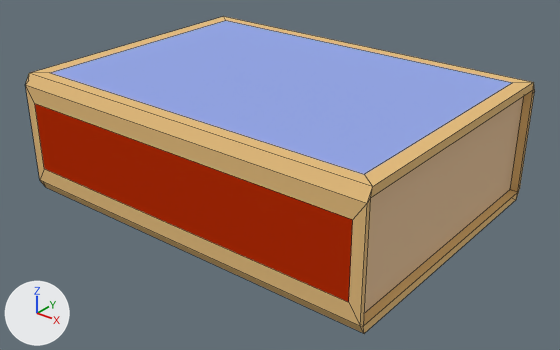
The Blender file Assets/Art/Models/Environment/BLEND_Environment_Matchbox.blend: old version first, new version second.
The view is the same before and after, from a camera (50 mm lens) standing at (0.0559, -0.0702, 0.0384) and looking at (0.0009, -0.0014, -0.0042). The axes (+X, +Y, +Z) are drawn at lower left. The lights are the same throughout. Mesh edges are drawn as thin lines.

The first picture shows 'Matchbox'.
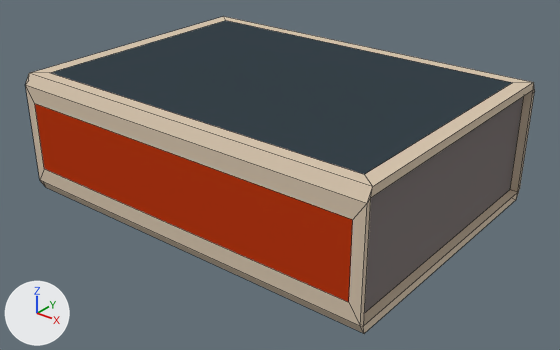
Where the change shows, as pixel boxes [x1, y1, x2, y2] in the pictures (560 x 350 px):
part 1 of me_cube_001, recoloured
    both: [26, 16, 535, 333]
part 2 of me_cube_001, recoloured
    both: [35, 104, 353, 302]
part 3 of me_cube_001, recoloured
    both: [364, 97, 523, 313]
part 4 of me_cube_001, recoloured
    both: [51, 21, 512, 174]

What changed in the scene script:
```text
Add mat_matchboxinner:
    mat_matchboxinner = diffuse_material('MatchboxInner')
    mat_matchboxinner.base_color = (0.216, 0.188, 0.184)  # grey #807877
Add mat_matchboxlabel:
    mat_matchboxlabel = diffuse_material('MAtchboxLabel')
    mat_matchboxlabel.base_color = (0.0395, 0.0561, 0.0685)  # dark blue #38434a
Add mat_matchboxouterwrap:
    mat_matchboxouterwrap = diffuse_material('MatchboxOuterwrap')
    mat_matchboxouterwrap.base_color = (0.694, 0.571, 0.434)  # beige #d9c7b0
Add mat_matchboxfrictionsurface:
    mat_matchboxfrictionsurface = diffuse_material('MatchboxFrictionSurface')
    mat_matchboxfrictionsurface.base_color = (0.521, 0.0423, 0.0075)  # orange #bf3a15
Change me_cube_001:
    where me_cube_001.from_pydata(...)  # 52 vertices, 46 faces; spans x -1.59..1.59, y -1.39..1.39, z -0.34..0.34
    used by ob_matchbox; location = (-0.00062, 0.0, 0.0); scale = (0.0157, 0.0133, 0.0233)
    me_cube_001 part 1: all 41 faces that had it switch from mat_carton (beige #e7bf80) to mat_matchboxouterwrap (beige #d9c7b0)
    me_cube_001 part 2: all 2 faces that had it switch from mat_frictionsurface (orange #bd2f08) to mat_matchboxfrictionsurface (orange #bf3a15)
    me_cube_001 part 3: all 2 faces that had it switch from mat_inner (beige #e7c49d) to mat_matchboxinner (grey #807877)
    me_cube_001 part 4: all 1 face that had it switch from mat_label (blue #96a9e7) to mat_matchboxlabel (dark blue #38434a)
```
